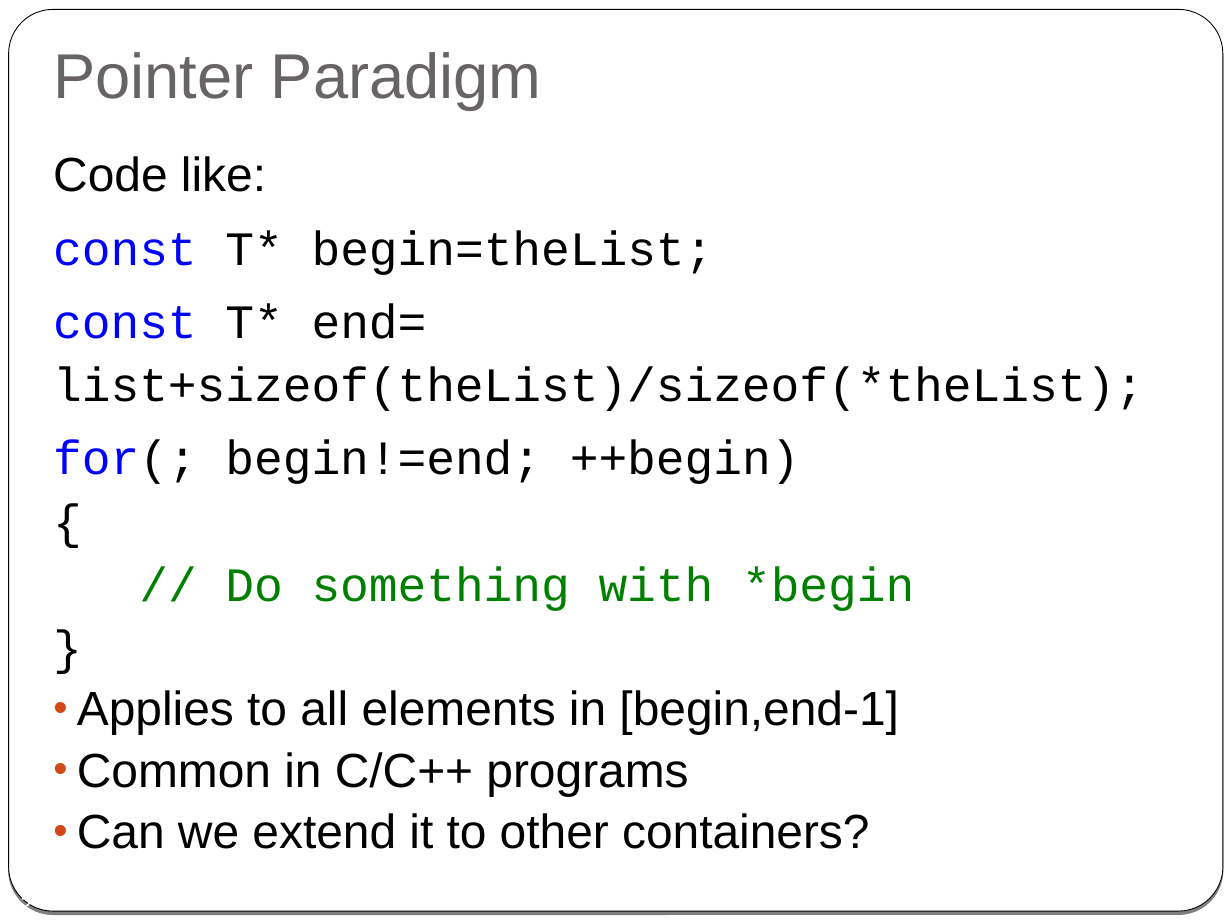
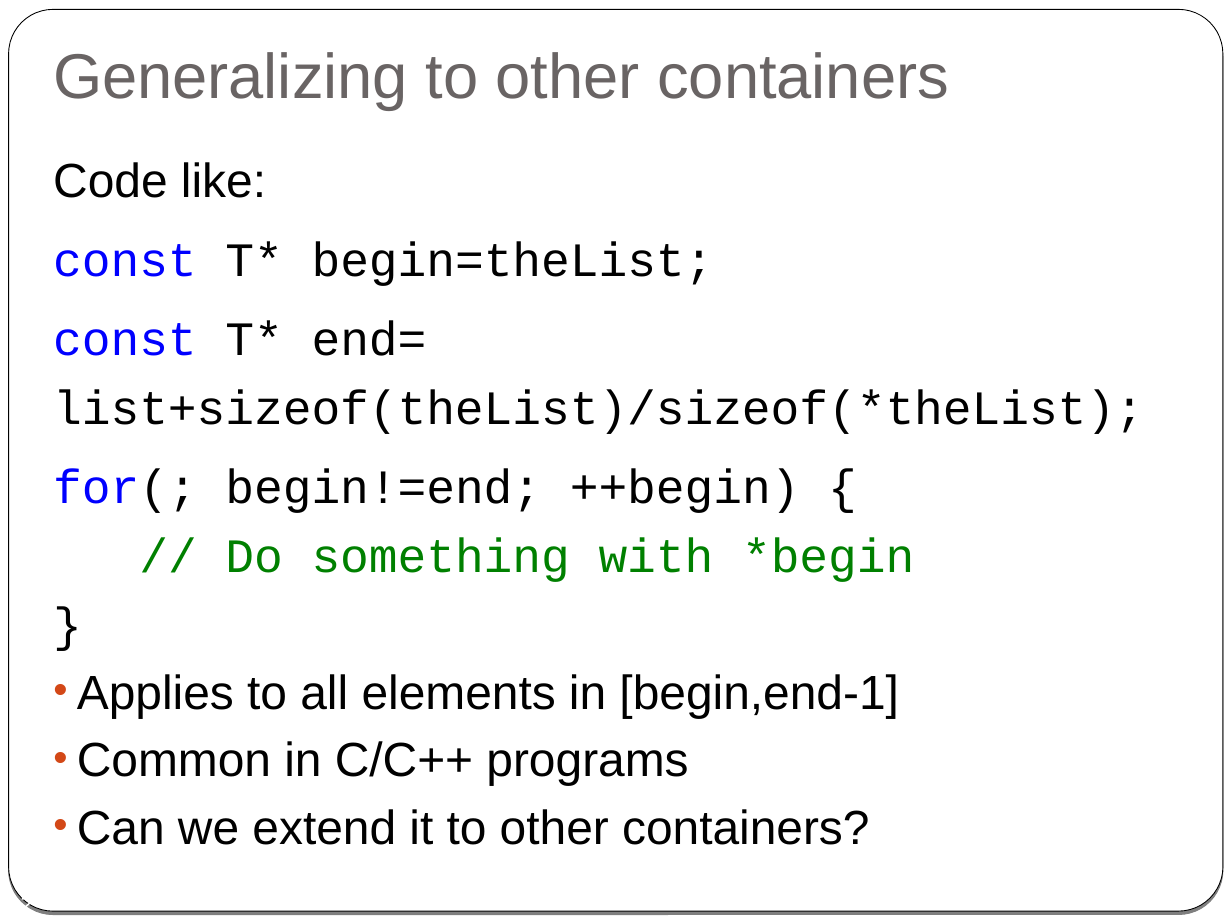
Before and after one commit to cpp-at-ariel/cpp-5780, a slide deck: slide 12 of 08-templates-iterators/slides-2-class-templates-iterators.odp. Drawn at 1232x924 pixels with LibreOffice and Linux fonts; fonts in the diff are those of the drawing. Boxes give left, top, right and bottom in pixels: in the first picture for what was removed or moved away, otherwise in the second. Text is boxed around its words. In the diff, an @@ line names an element or a change of style, - is before the commit and + after.

```diff
--- a/08-templates-iterators/slides-2-class-templates-iterators.odp
+++ b/08-templates-iterators/slides-2-class-templates-iterators.odp
@@ title at (53, 52, 949, 110): text changed @@
-Pointer Paradigm
+Generalizing to other containers
@@ text "Code like:" at (53, 162, 1144, 845): line spacing 0.9 to 1; line spacing 1.1 to 1.2 @@
```
Also in this commit, not shown: 7 other slides changed, 5 other files.
